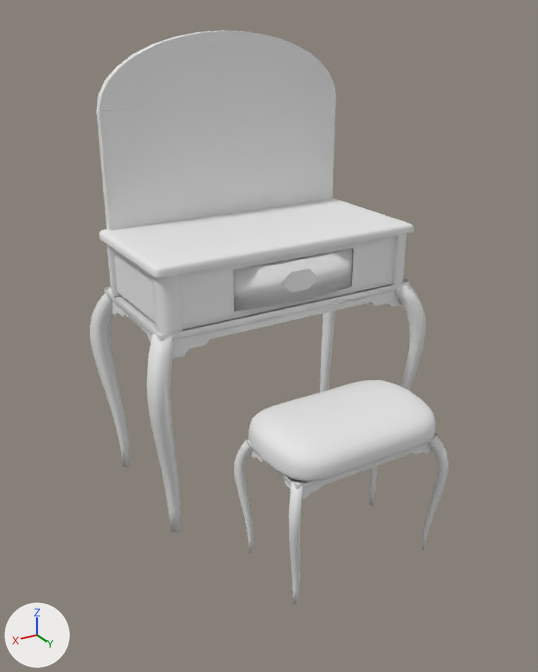
The Blender file Assets/models/house/floor02/bedroom_n/vanity01/vanity01.blend, before and after one commit.
One viewpoint serves both versions: a 50 mm camera at (1.86, 3.14, 2.37) aimed at (0.21, 0.4, 1.0). Arrows for +X, +Y and +Z are at lower left; the lights stay in place.

The first picture shows 'Cube', 'Cube.001', 'base', 'cushion', 'drawer', 'leg_back_left', 'leg_front_left', 'leg_front_left.001', 'leg_front_right', 'leg_front_right.001', 'leg_top_front_left', 'mirror_back'.
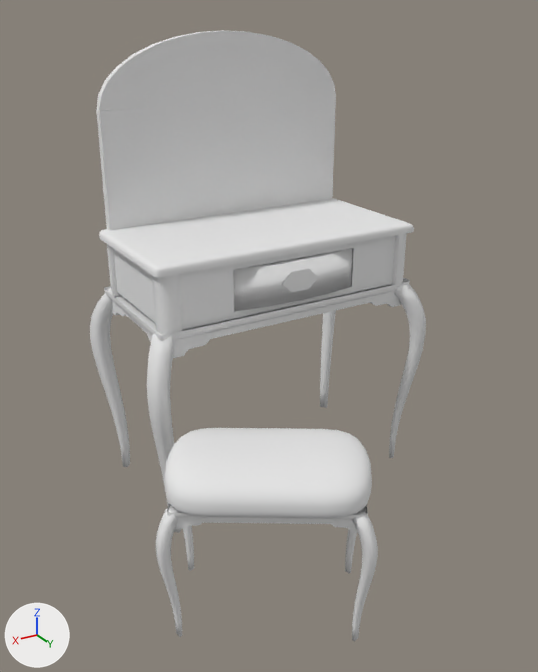
ob_chair is not drawn itself; it is the parent of ob_leg_front_right_001, ob_leg_front_left_001, ob_leg_back_left_001, ob_leg_back_right_001, ob_cube_010, ob_beziercurve_015, ob_beziercurve_014, ob_beziercurve_013.

What differs and where, as boxes [x1, y1, x2, y2] in the pictures (538 x 672 px):
'cushion', moved, turned
    before: [249, 380, 435, 481]
    after: [164, 428, 372, 518]
'leg_front_left.001', moved, turned
    before: [289, 479, 304, 605]
    after: [156, 506, 182, 637]
'leg_front_right.001', moved, turned
    before: [422, 435, 448, 550]
    after: [352, 511, 378, 642]
'leg_back_left.001', moved, turned
    before: [234, 439, 253, 553]
    after: [183, 525, 194, 571]
'Cube.009', moved, turned
    before: [303, 443, 428, 492]
    after: [178, 517, 352, 524]
'leg_back_right.001', moved, turned
    before: [369, 466, 378, 506]
    after: [345, 529, 357, 574]
'Cube.010', moved, turned
    before: [246, 433, 438, 489]
    after: [167, 504, 368, 519]
'BezierCurve.014', moved, turned
    before: [409, 444, 432, 454]
    after: [325, 519, 357, 531]
'BezierCurve.015', moved, turned
    before: [302, 486, 322, 499]
    after: [176, 522, 202, 529]
'BezierCurve.011', moved, turned (not visible afterwards)
    before: [250, 449, 267, 464]
'BezierCurve.012', moved, turned (not visible afterwards)
    before: [280, 474, 291, 489]
'Cube.006', moved, turned (not visible afterwards)
    before: [267, 464, 280, 476]

The change, as a diff of the scene's bpy script:
```diff
--- a/Assets/models/house/floor02/bedroom_n/vanity01/vanity01.blend.py
+++ b/Assets/models/house/floor02/bedroom_n/vanity01/vanity01.blend.py
@@ ob_chair @@
 ob_chair = bpy.data.objects.new('chair', None)
-ob_chair.location = (0.0234, 0.749, 0.28)
-ob_chair.rotation_euler = (0.0, 0.0, 3.142)  # degrees (0, 0, 180)
+ob_chair.location = (0.502, 0.881, 0.28)
+ob_chair.rotation_euler = (0.0, 0.0, 2.582)  # degrees (0, 0, 148)
 ob_chair.scale = (0.247, 0.27, 0.27)
```
